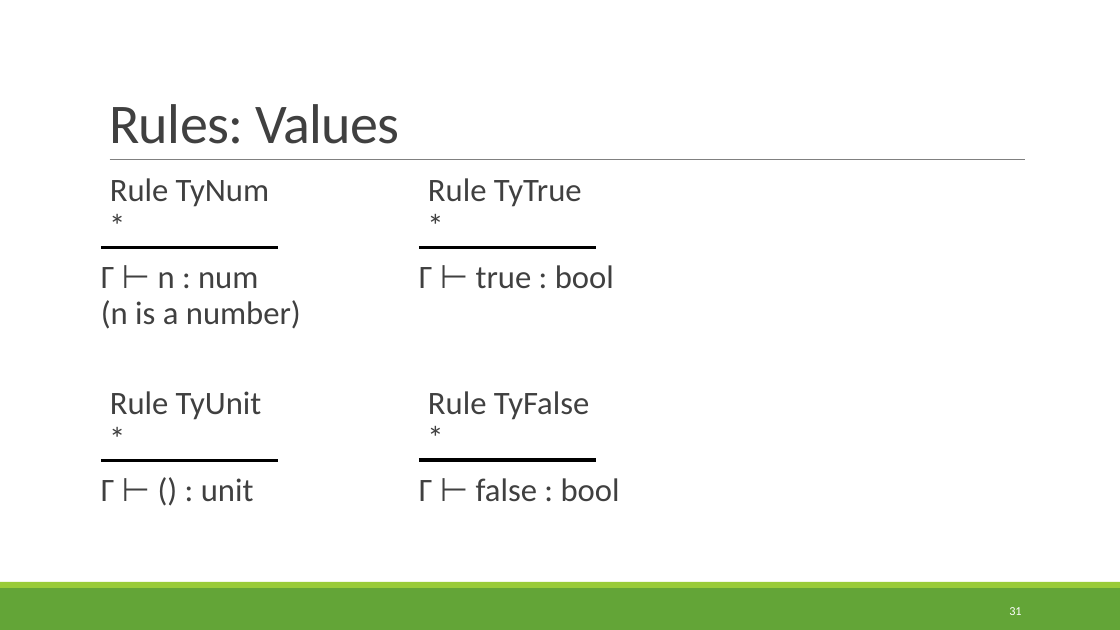
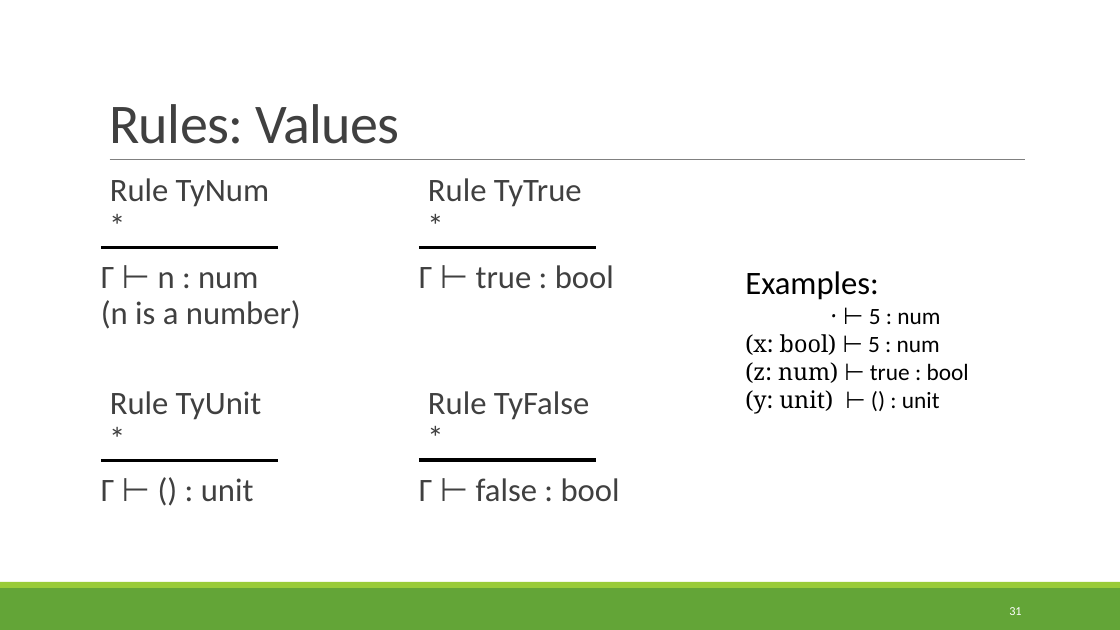
Before and after one commit to rbohrer/pl-course, a slide deck: slide 31 of LectureSlides/07Types.pptx. Drawn at 1120x630 pixels with LibreOffice and Linux fonts; fonts in the diff are those of the drawing. Boxes give left, top, right and bottom in pixels: in the first picture for what was removed or moved away, otherwise in the second. Text is boxed around its words. In the diff, an @@ line names an element or a change of style, - is before the commit and + after.

```diff
--- a/LectureSlides/07Types.pptx
+++ b/LectureSlides/07Types.pptx
@@ text added at (x1=745, y1=271, x2=969, y2=414), 20 pt, text #000000 @@
+Examples:
+· ⊢ 5 : num
+(x: bool) ⊢ 5 : num
+(z: num) ⊢ true : bool
+(y: unit) ⊢ () : unit
```
Also in this commit, not shown: 4 other slides changed.
